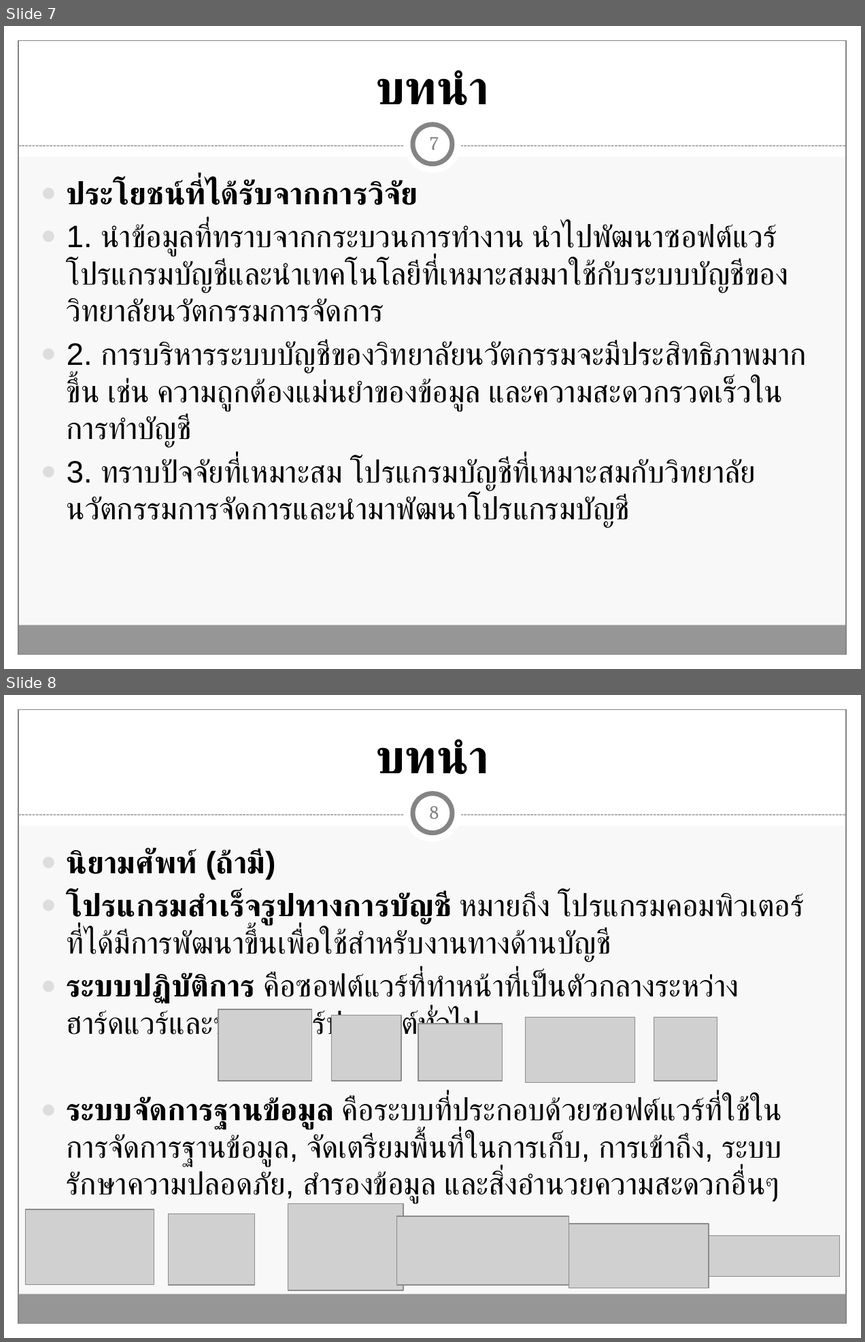
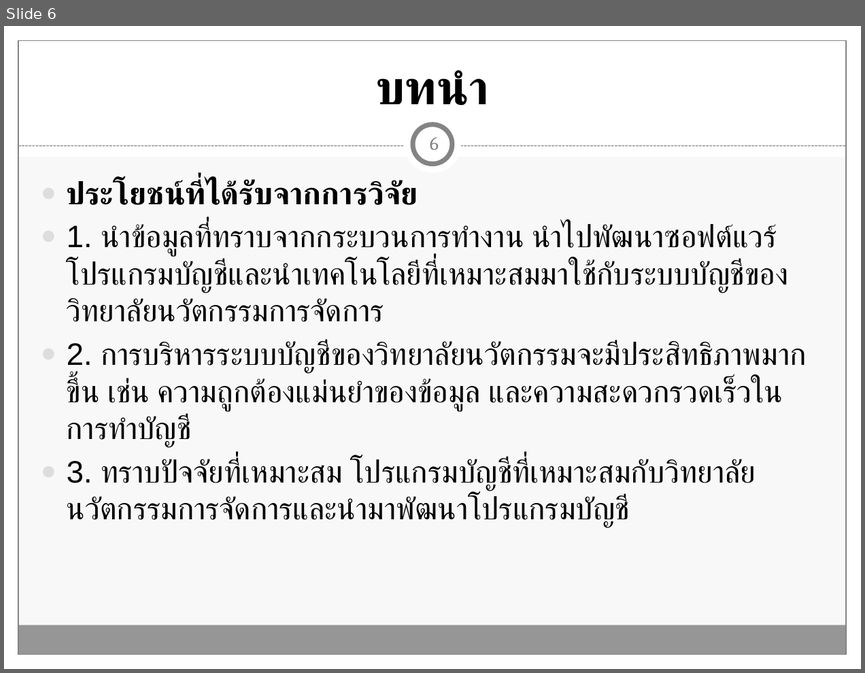
Before and after one commit to Tanandara/research, a slide deck: ฐานันดร์(โปรแกรมบัญชี RCIM)-Workshop (MBA).pptx. Shown one above the other, each under a label of ours: slides 7 and 8 before the commit, slide 6 after it. The pictures are 865x1342 and 865x673 pixels, drawn with LibreOffice and Linux fonts; fonts in the diff are those of the drawing; grey boxes stand for pictures. Boxes give left, top, right and bottom in pixels: in the first picture for what was removed or moved away, otherwise in the second. Text is boxed around its words. In the diff, an @@ line names an element or a change of style, - is before the commit and + after.

```diff
--- a/ฐานันดร์(โปรแกรมบัญชี RCIM)-Workshop (MBA).pptx
+++ b/ฐานันดร์(โปรแกรมบัญชี RCIM)-Workshop (MBA).pptx
@@ slide 8 removed at box(4, 695, 861, 1338), background #F8F8F8; not listed: 9 template elements that a slide beside it also shows @@
@@ title removed at box(375, 739, 489, 775) @@
-บทนำ
@@ page number removed at box(430, 806, 439, 819) @@
-8
@@ text removed at box(67, 849, 804, 1204) @@
-● นิยามศัพท์ (ถ้ามี)
-● โปรแกรมสำเร็จรูปทางการบัญชี หมายถึง โปรแกรมคอมพิวเตอร์ที่ได้มีการพัฒนาขึ้นเพื่อใช้สำหรับงานทางด้านบัญชี
-● ระบบปฏิบัติการ คือซอฟต์แวร์ที่ทำหน้าที่เป็นตัวกลางระหว่างฮาร์ดแวร์และซอฟต์แวร์ประยุกต์ทั่วไป
-● ระบบจัดการฐานข้อมูล คือระบบที่ประกอบด้วยซอฟต์แวร์ที่ใช้ในการจัดการฐานข้อมูล, จัดเตรียมพื้นที่ในการเก็บ, การเข้าถึง, ระบบรักษาความปลอดภัย, สำรองข้อมูล และสิ่งอำนวยความสะดวกอื่นๆ
@@ picture removed at box(218, 1009, 311, 1081) @@
@@ picture removed at box(331, 1015, 400, 1081) @@
@@ picture removed at box(525, 1017, 634, 1083) @@
@@ picture removed at box(653, 1017, 717, 1081) @@
@@ picture removed at box(418, 1023, 502, 1081) @@
@@ picture removed at box(288, 1203, 403, 1289) @@
@@ picture removed at box(26, 1209, 154, 1285) @@
@@ picture removed at box(169, 1213, 255, 1285) @@
@@ picture removed at box(396, 1216, 568, 1285) @@
@@ picture removed at box(568, 1223, 708, 1288) @@
@@ picture removed at box(708, 1235, 839, 1276) @@
@@ what was slide 7 is now slide 6 @@
@@ page number at box(430, 137, 439, 150): text changed @@
-7
+6
```
Also in this commit, not shown: 6 slides changed, 8 other slides removed, 1 other file.
